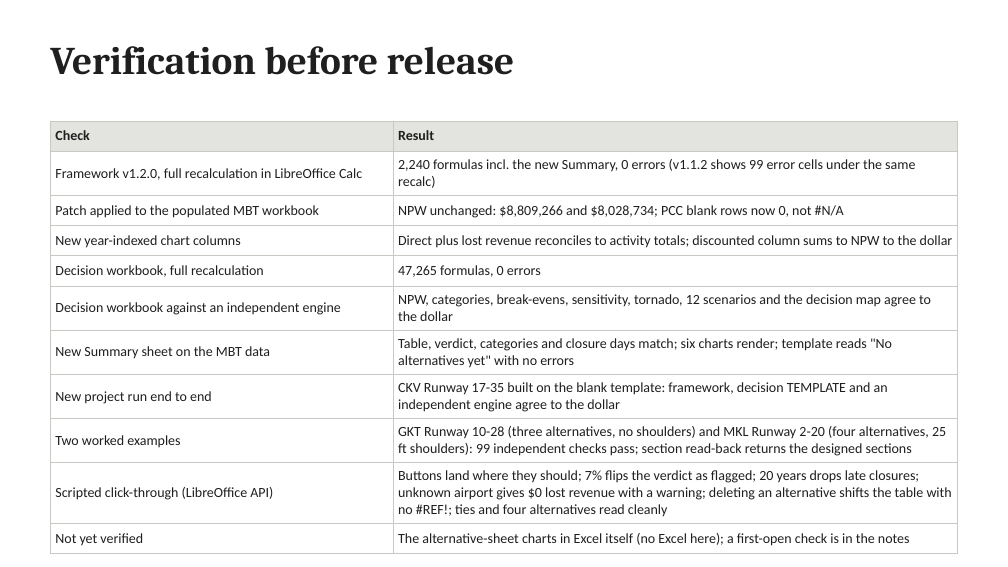
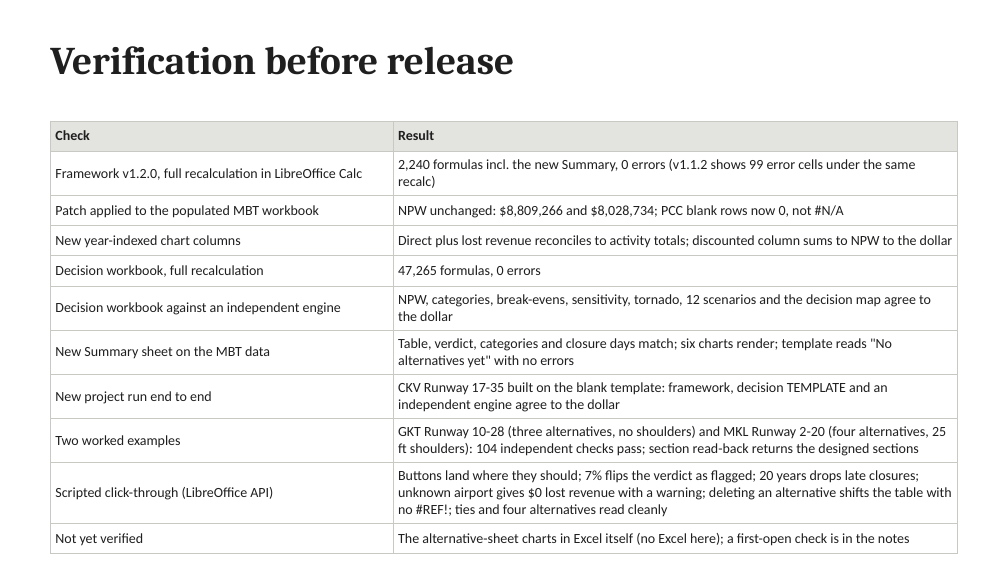
Before and after one commit to JosephD130/lcca-dashboard, a slide deck: slide 19 of tdot-lcca/TDOT_LCCA_Review_and_v1.2.0_Update.pptx. Drawn at 1008x567 pixels with LibreOffice and Linux fonts; fonts in the diff are those of the drawing. Boxes give left, top, right and bottom in pixels: in the first picture for what was removed or moved away, otherwise in the second. Text is boxed around its words. In the diff, an @@ line names an element or a change of style, - is before the commit and + after.

```diff
--- a/tdot-lcca/TDOT_LCCA_Review_and_v1.2.0_Update.pptx
+++ b/tdot-lcca/TDOT_LCCA_Review_and_v1.2.0_Update.pptx
@@ table at box(50, 121, 958, 550) @@
-row 9, column 2: GKT Runway 10-28 (three alternatives, no shoulders) and MKL Runway 2-20 (four alternatives, 25 ft shoulders): 99 independent checks pass; section read-back returns the designed sections
+row 9, column 2: GKT Runway 10-28 (three alternatives, no shoulders) and MKL Runway 2-20 (four alternatives, 25 ft shoulders): 104 independent checks pass; section read-back returns the designed sections
```
Also in this commit, not shown: 18 other files.
